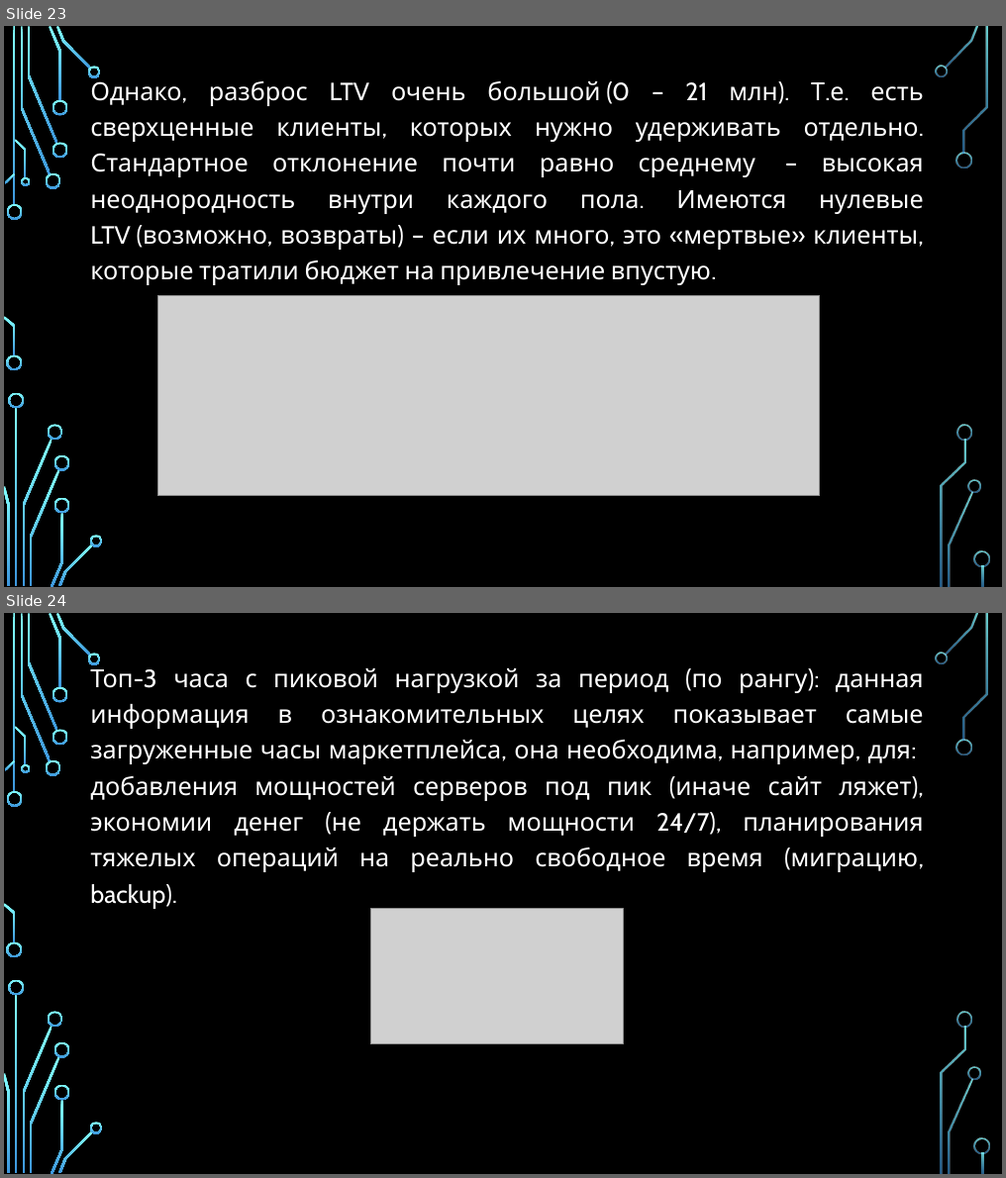
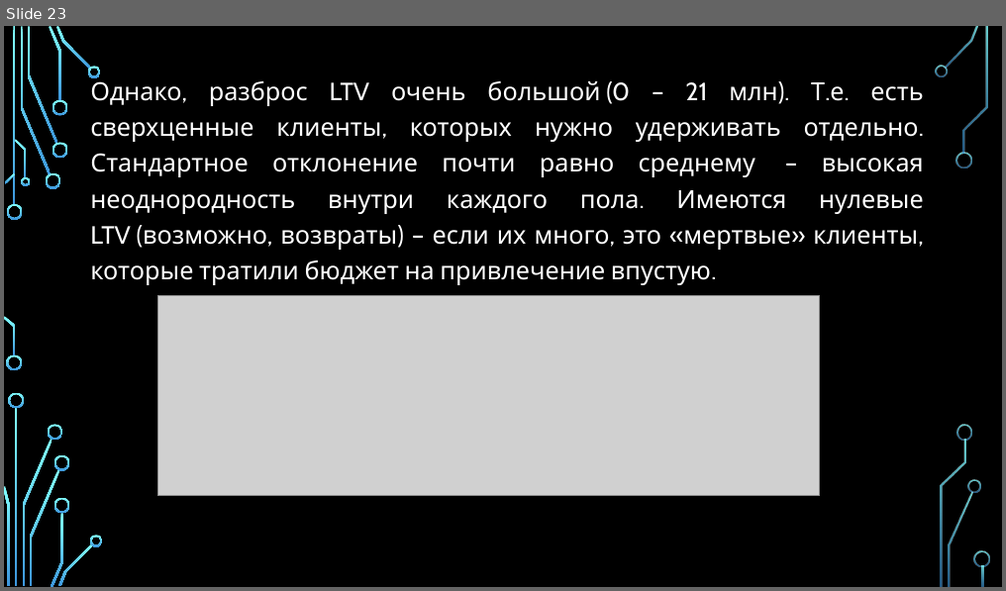
Before and after one commit to julmiha25-sys/Diplom_sales_analytics, a slide deck: Презентации/Анализ клиентской базы.pptx. Shown one above the other, each under a label of ours: slides 23 and 24 before the commit, slide 23 after it. The pictures are 1006x1178 and 1006x591 pixels, drawn with LibreOffice and Linux fonts; fonts in the diff are those of the drawing; grey boxes stand for pictures; background and template pictures are left out. Boxes give left, top, right and bottom in pixels: in the first picture for what was removed or moved away, otherwise in the second. Text is boxed around its words. In the diff, an @@ line names an element or a change of style, - is before the commit and + after.

```diff
--- a/Презентации/Анализ клиентской базы.pptx
+++ b/Презентации/Анализ клиентской базы.pptx
@@ slide 24 removed at box(4, 613, 1002, 1174), background picture (left out); not listed: 36 template elements that a slide beside it also shows @@
@@ text removed at box(90, 663, 924, 909) @@
-Топ-3 часа с пиковой нагрузкой за период (по рангу): данная информация в ознакомительных целях показывает самые загруженные часы маркетплейса, она необходима, например, для: добавления мощностей серверов под пик (иначе сайт ляжет), экономии денег (не держать мощности 24/7), планирования тяжелых операций на реально свободное время (миграцию, backup).
@@ picture removed at box(371, 909, 624, 1045) @@
```
Also in this commit, not shown: 7 slides changed, 1 other file.
